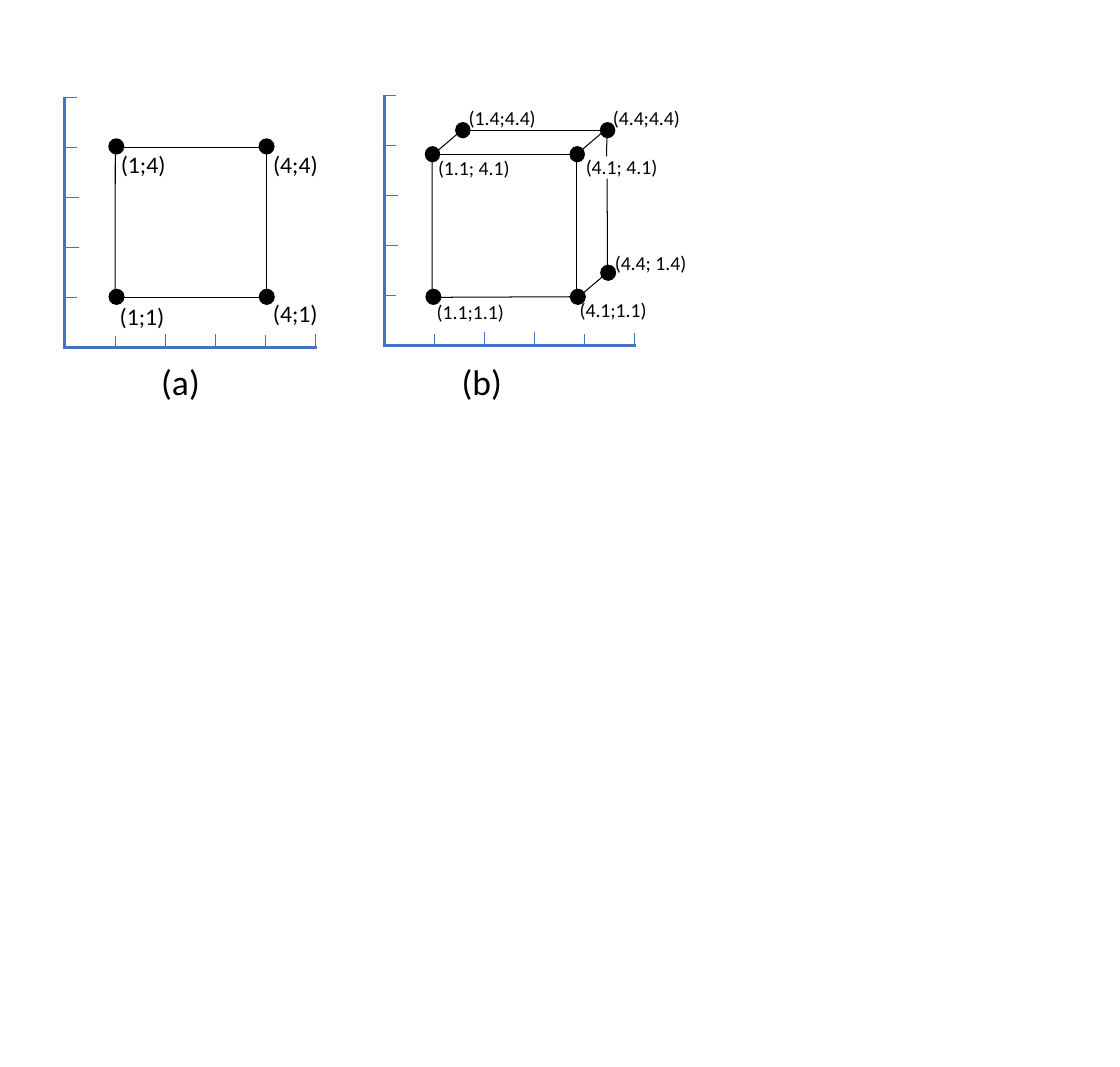
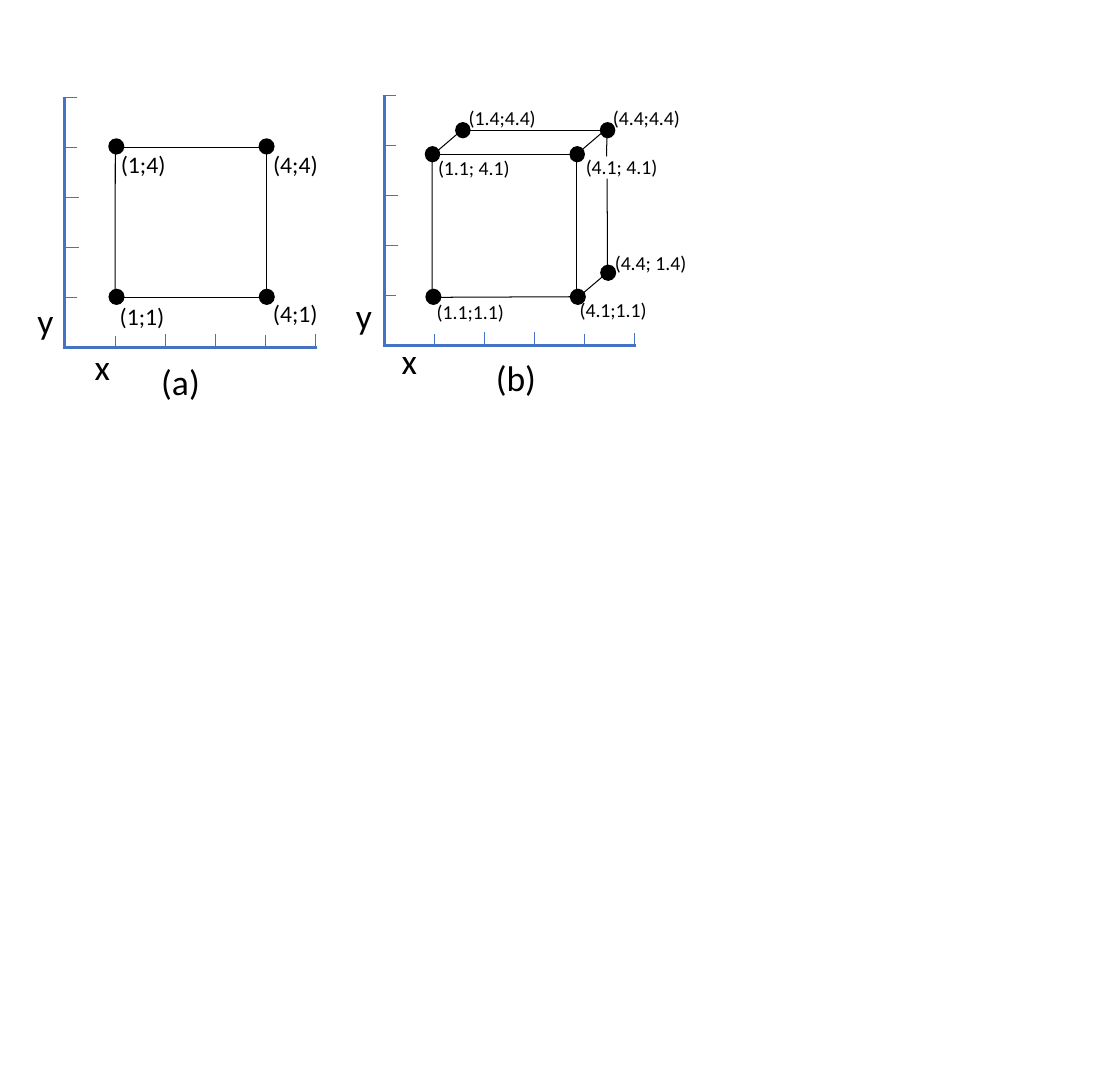
Before and after one commit to ldsc/ProjetoEngenharia-STC-3D-SimuladorDeTransferenciaDeCalor-3D, a slide deck: slide 5 of imagens/ppt/desenhos_TCC.pptx. Drawn at 1120x1067 pixels with LibreOffice and Linux fonts; fonts in the diff are those of the drawing. Boxes give left, top, right and bottom in pixels: in the first picture for what was removed or moved away, otherwise in the second. Text is boxed around its words. In the diff, an @@ line names an element or a change of style, - is before the commit and + after.

```diff
--- a/imagens/ppt/desenhos_TCC.pptx
+++ b/imagens/ppt/desenhos_TCC.pptx
@@ text added at <box>37,317,53,340</box>, 18 pt, text #000000 @@
+y
@@ text added at <box>356,312,372,335</box>, 18 pt, text #000000 @@
+y
@@ text added at <box>402,345,417,374</box>, 18 pt, text #000000 @@
+x
@@ text "(b)": place and size @@
-text "(b)" at <box>462,369,502,400</box>
+text "(b)" at <box>496,365,536,396</box>
@@ text added at <box>95,363,110,380</box>, 18 pt, text #000000 @@
+x
```
Also in this commit, not shown: 2 other slides changed, 6 other files.
